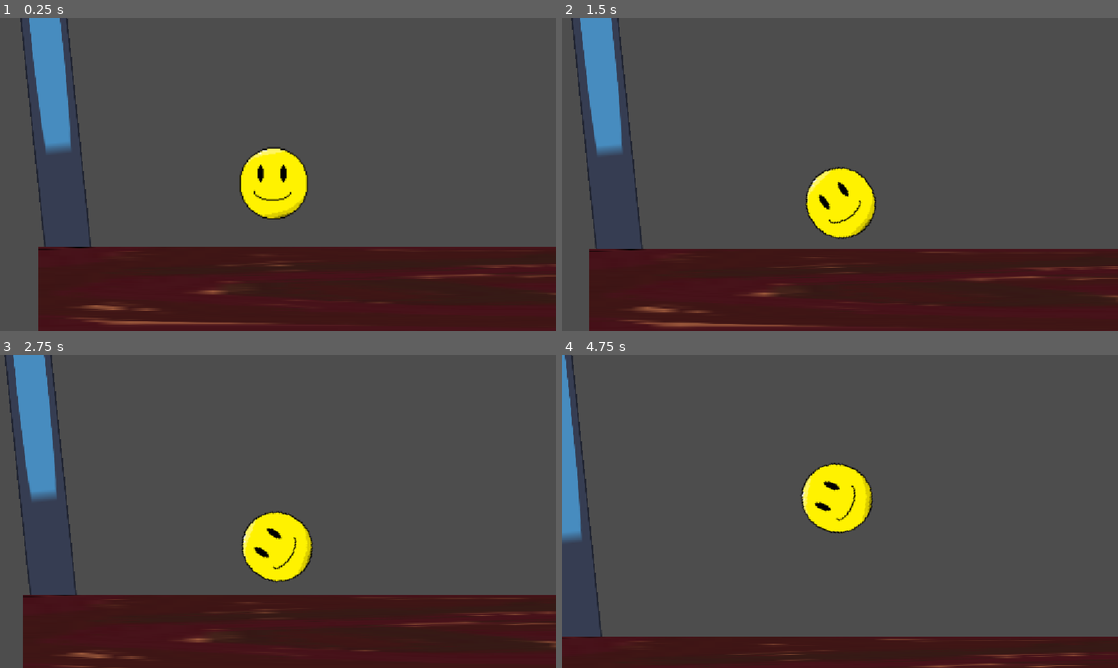
Above: before the commit, frames 1-4 (two rows, left to right).
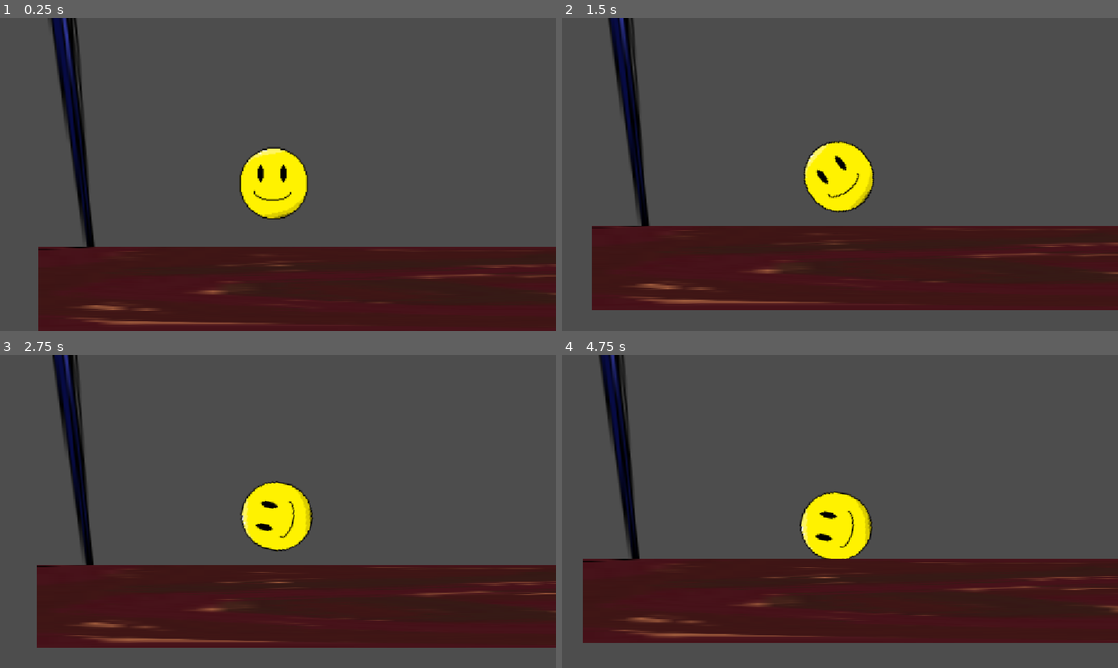
Above: after the commit, the same moments.

Repository: cyan-teal/hole-bounce
Game: Godot game, scene res://scenes/main.tscn
The game is run twice, just before and just after one commit, with the same random seed, the same clock (stepped at 60 frames per second) and the same inputs. The engine's default icon, where the game draws it, is replaced by a stand-in: a white triangle on a blue panel in a dark square.
Inputs:
- Up to frame 1 (0.25 s): no input
- Up to frame 2 (1.5 s): hold Right (go_right) 0.53-1.28 s; hold Space (pass) 0.53-1.28 s; hold Left (go_left) from 1.28 s (still down); tap Space (pass) at 1.35 s
- Up to frame 3 (2.75 s): release Left (go_left) at 2.03 s; hold Right (go_right) from 2.03 s (still down); hold Space (pass) from 2.03 s (still down)
- Up to frame 4 (4.75 s): release Space (pass) at 2.78 s; tap Space (pass) at 2.85, 4.35 s; release Right (go_right) at 3.53 s; hold Space (pass) 3.53-4.28 s; hold Left (go_left) from 3.53 s (still down)

The runs differ from the first frame. In frame 1, 4.3% of the frame differs, in the area x 3-18%, y 0-74%; in frame 2, 21%; in frame 3, 24%; in frame 4, 38%, in the area x 0-100%, y 0-100%.

Commit message:
map

Diff:
--- a/hole-bounce/scenes/launch_pad.tscn
+++ b/hole-bounce/scenes/launch_pad.tscn
@@ -1,7 +1,7 @@
 [gd_scene format=3 uid="uid://bixobljkd83tk"]
 
 [ext_resource type="Script" uid="uid://c7erniwrpll4h" path="res://scripts/launch_pad.gd" id="1_0xpjp"]
-[ext_resource type="Texture2D" uid="uid://dsnqea3gxy4cj" path="res://resources/icon.svg" id="1_rf4ly"]
+[ext_resource type="Texture2D" uid="uid://l2wy3brbtvyu" path="res://pixil-frame-0 (1).png" id="2_0xpjp"]
 
 [sub_resource type="RectangleShape2D" id="RectangleShape2D_v1ltj"]
 
@@ -9,13 +9,20 @@
 script = ExtResource("1_0xpjp")
 
 [node name="Sprite2D" type="Sprite2D" parent="." unique_id=585812321]
-texture = ExtResource("1_rf4ly")
+position = Vector2(-68.071236, 0.13574219)
+scale = Vector2(4.4385753, 5.122715)
+texture = ExtResource("2_0xpjp")
 
 [node name="CollisionShape2D" type="CollisionShape2D" parent="." unique_id=1613642979]
-scale = Vector2(6, 6)
+position = Vector2(-1.0712509, -2.864256)
+rotation = -1.0384989
+scale = Vector2(-8.354712, 1.7786726)
 shape = SubResource("RectangleShape2D_v1ltj")
 
 [node name="Area2D" type="Area2D" parent="." unique_id=1976814070]
+position = Vector2(-1.0712433, -2.864256)
+rotation = -1.0384989
+scale = Vector2(-1.3924509, 0.29644498)
 
 [node name="CollisionShape2D" type="CollisionShape2D" parent="Area2D" unique_id=1810601766]
 scale = Vector2(6, 6)
--- a/hole-bounce/scenes/level_1.tscn
+++ b/hole-bounce/scenes/level_1.tscn
@@ -13,13 +13,14 @@
 
 [node name="Player" parent="." unique_id=244388843 instance=ExtResource("1_014kd")]
 position = Vector2(-1476, -6)
+physics_material_override = null
 
 [node name="Camera2D" type="Camera2D" parent="Player" unique_id=1067887717]
 position_smoothing_enabled = true
 
 [node name="LaunchPad" parent="." unique_id=2031626973 instance=ExtResource("3_rus8k")]
 position = Vector2(-217, 147)
-rotation = 0.8159049
+rotation = 0.7553115
 
 [node name="LaunchPad2" parent="." unique_id=1091244345 instance=ExtResource("3_rus8k")]
 position = Vector2(1132, -116.99999)
@@ -54,7 +55,7 @@
 rotation = -6.715218
 scale = Vector2(1.1551731, -0.33634555)
 
-[node name="LaunchPad5" parent="." unique_id=1993517078 instance=ExtResource("3_rus8k")]
+[node name="barrier2" parent="." unique_id=1993517078 instance=ExtResource("3_rus8k")]
 position = Vector2(-2050.0002, -1156.9999)
 rotation = -1.6762425
 scale = Vector2(25.293629, 0.761766)
@@ -152,7 +153,7 @@
 scale = Vector2(4.4963417, 0.9337929)
 script = ExtResource("5_15mv3")
 
-[node name="Object4" parent="." unique_id=1449926254 instance=ExtResource("2_bswci")]
+[node name="barrier" parent="." unique_id=1449926254 instance=ExtResource("2_bswci")]
 visible = false
 position = Vector2(1384, -1326)
 rotation = -0.011716205
Binary file added: hole-bounce/pixil-frame-0 (1).png
Not shown, added: hole-bounce/pixil-frame-0 (1).png.import
